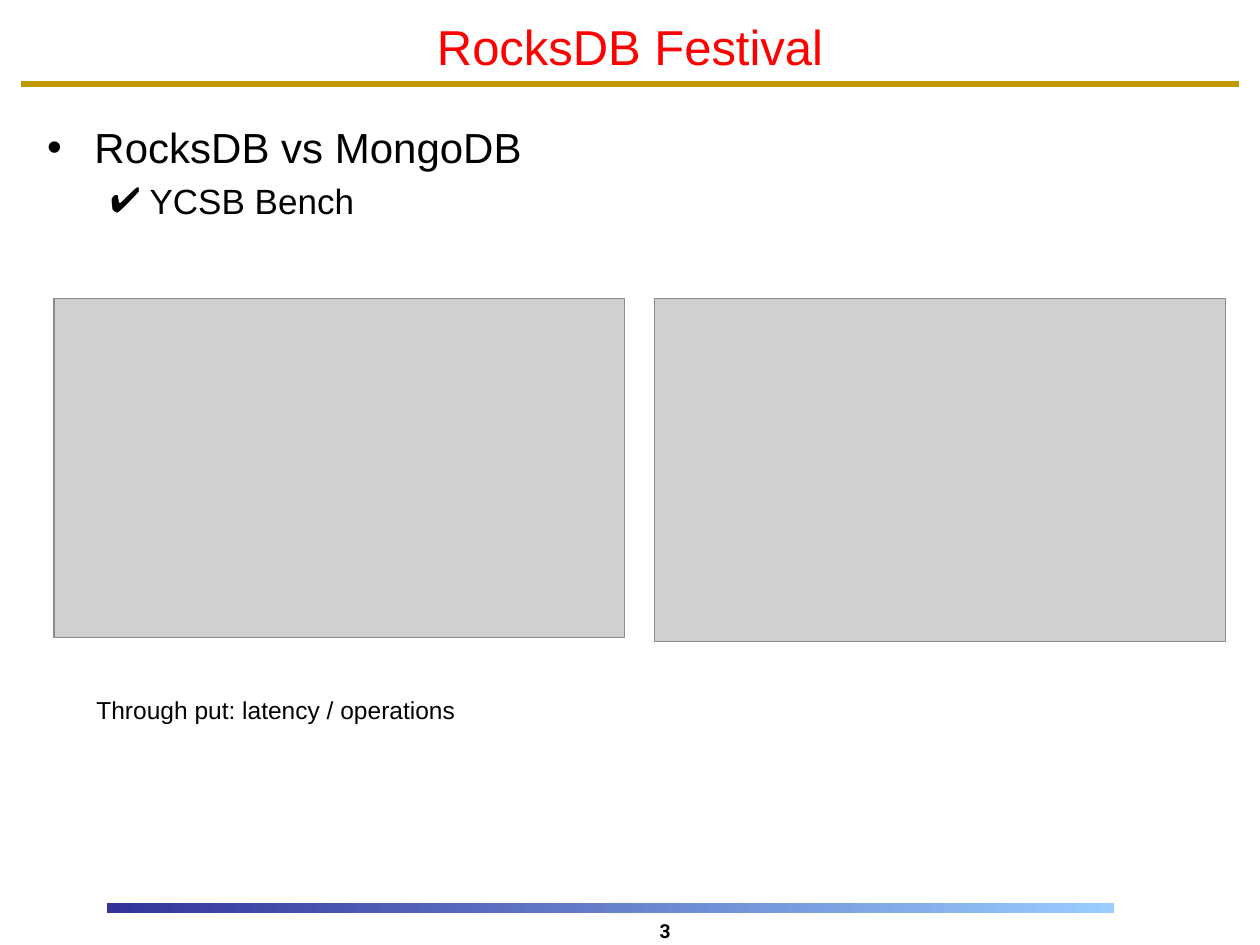
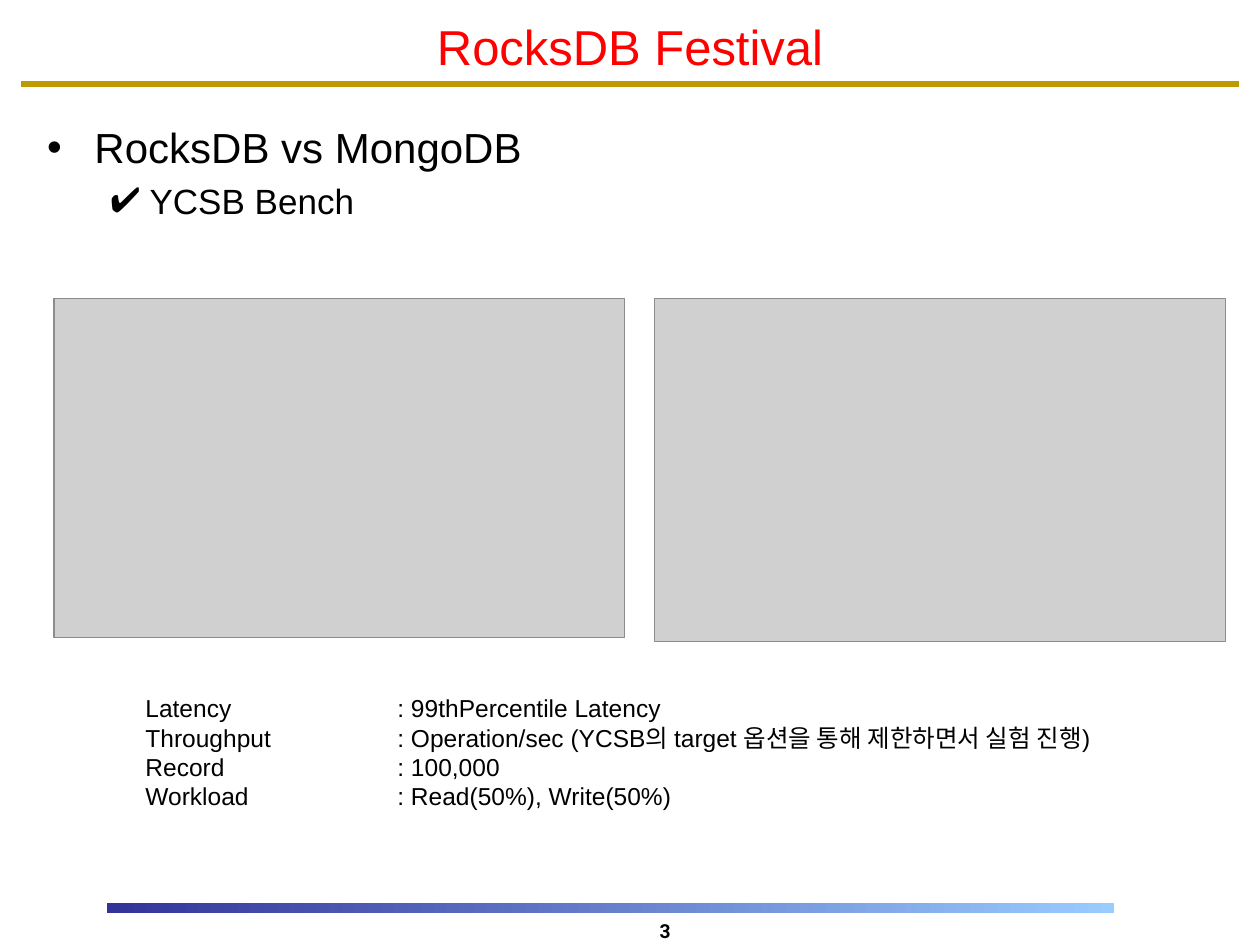
Before and after one commit to DKU-StarLab/RocksDB_Festival, a slide deck: slide 3 of RF6_Team_Interface/RocksDB_Festival_RF6_3rdWeeks.pptx. Drawn at 1260x945 pixels with LibreOffice and Linux fonts; fonts in the diff are those of the drawing; grey boxes stand for pictures; background and template pictures are left out. Boxes give left, top, right and bottom in pixels: in the first picture for what was removed or moved away, otherwise in the second. Text is boxed around its words. In the diff, an @@ line names an element or a change of style, - is before the commit and + after.

```diff
--- a/RF6_Team_Interface/RocksDB_Festival_RF6_3rdWeeks.pptx
+++ b/RF6_Team_Interface/RocksDB_Festival_RF6_3rdWeeks.pptx
@@ text at bbox=[145, 699, 1091, 810]: text changed @@
-Through put: latency / operations
+Latency : 99thPercentile Latency
+Throughput : Operation/sec (YCSB의 target 옵션을 통해 제한하면서 실험 진행)
+Record : 100,000
+Workload : Read(50%), Write(50%)
```
Also in this commit, not shown: 1 other file.
